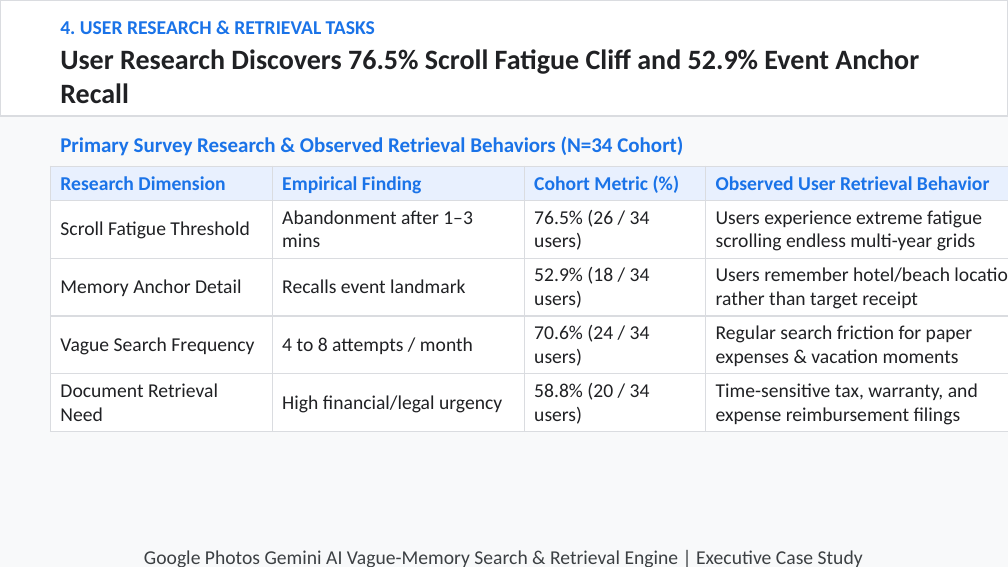
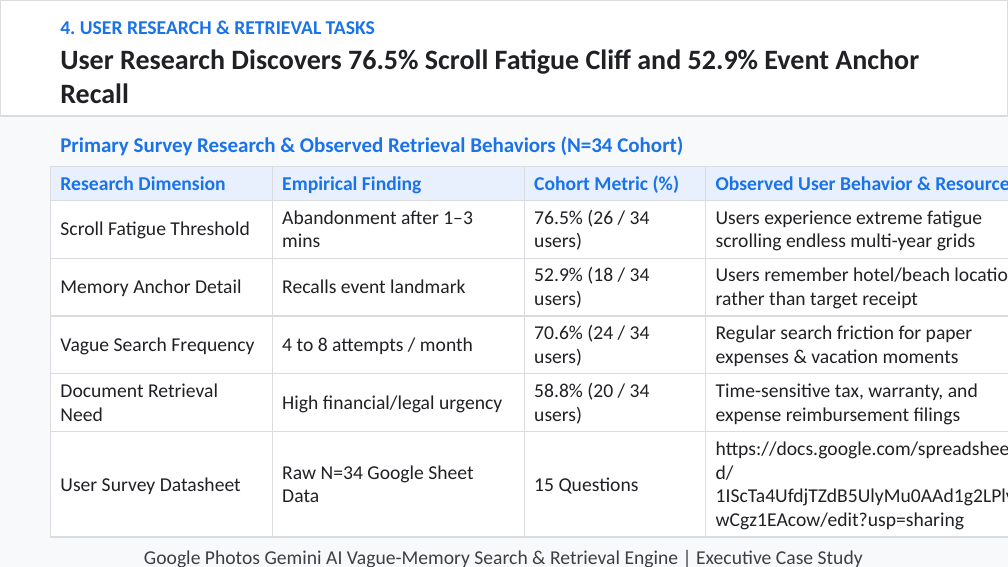
Before and after one commit to hatakekakashi05/google-photos-vague-memory-, a slide deck: slide 4 of output/NL_GooglePhotos.pptx. Drawn at 1008x567 pixels with LibreOffice and Linux fonts; fonts in the diff are those of the drawing. Boxes give left, top, right and bottom in pixels: in the first picture for what was removed or moved away, otherwise in the second. Text is boxed around its words. In the diff, an @@ line names an element or a change of style, - is before the commit and + after.

Commit message:
Include explicit live Vercel links, user survey Google Sheets link, and dense metric data across all 10 slides in NL_GooglePhotos.pptx

```diff
--- a/output/NL_GooglePhotos.pptx
+++ b/output/NL_GooglePhotos.pptx
@@ table at (50, 166, 1008, 534) @@
-row 1, column 4: Observed User Retrieval Behavior
+row 1, column 4: Observed User Behavior & Resource Link
+row 6: User Survey Datasheet | Raw N=34 Google Sheet Data | 15 Questions | https://docs.google.com/spreadsheets/d/1IScTa4UfdjTZdB5UlyMu0AAd1g2LPlvGXwCgz1EAcow/edit?usp=sharing
```
Also in this commit, not shown: 6 other slides changed, 2 other files.
